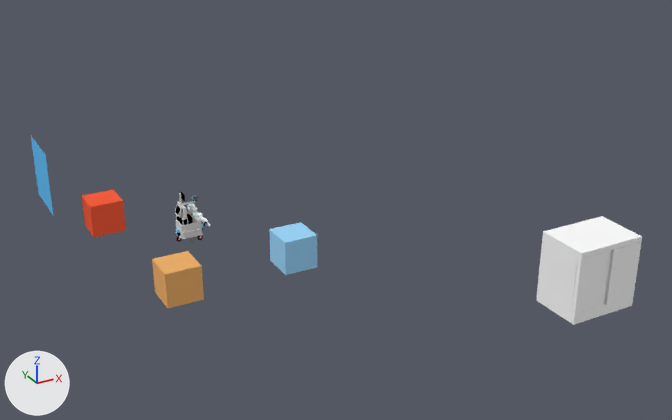
An edit to the Blender file examples/morse/scenarii/grande_salle-1.blend, drawn before and after from the same camera.
Camera for both pictures: a camera (50 mm lens) standing at (-5.4, -22.3, 12.1) and looking at (7.2, 0.6, 0.6). Every picture has the same lights, and +X, +Y and +Z are marked at lower left.

In view in the first picture: 'ORANGEBOX', 'Plane', 'SHELF', 'SIMPLE_OBJECT', 'TRASHBIN'.
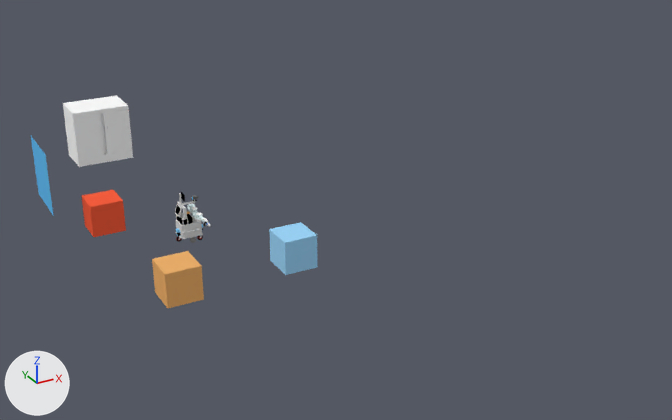
Commit message: Changed the location of the drawers object

The change, as JSON lines over the scene's bpy script:
```json
{"op": "set", "path": "ob_shelf.location", "old": "(10.65, -6.71, 0.02)", "new": "(2.65, 10.29, 0.02)"}
```

Location of each change, [x1, y1, x2, y2] in pixels of the pictures (672 x 420 px):
```json
{"object": "SHELF", "change": "moved", "before": [536, 216, 642, 325], "after": [63, 95, 133, 167]}
```
